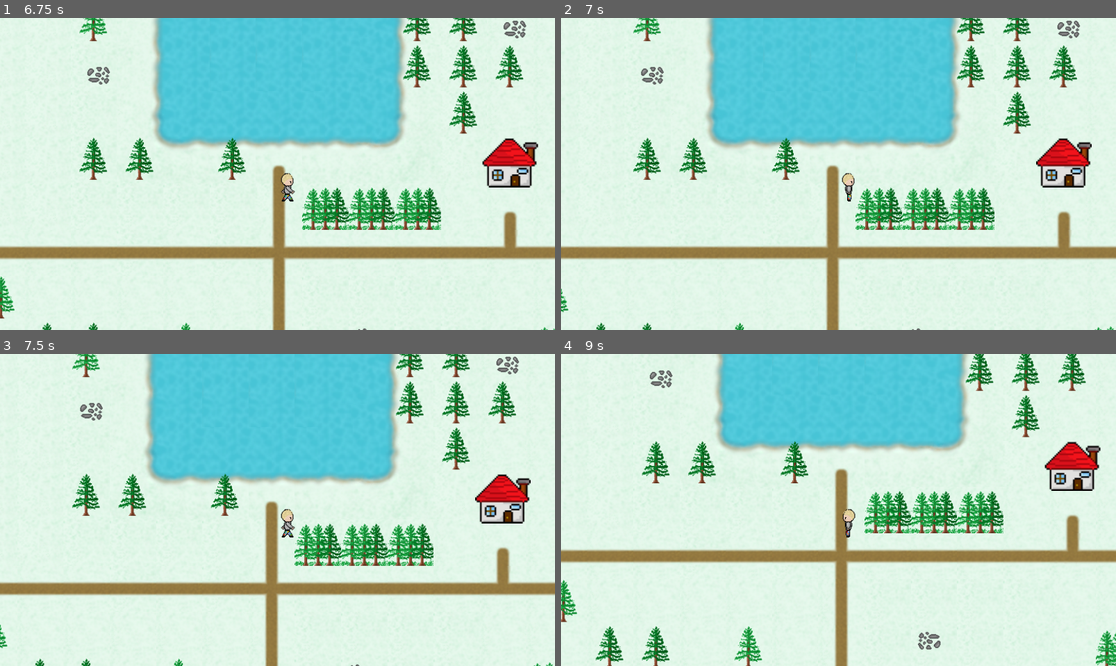
Above: before the commit, frames 1-4 (two rows, left to right).
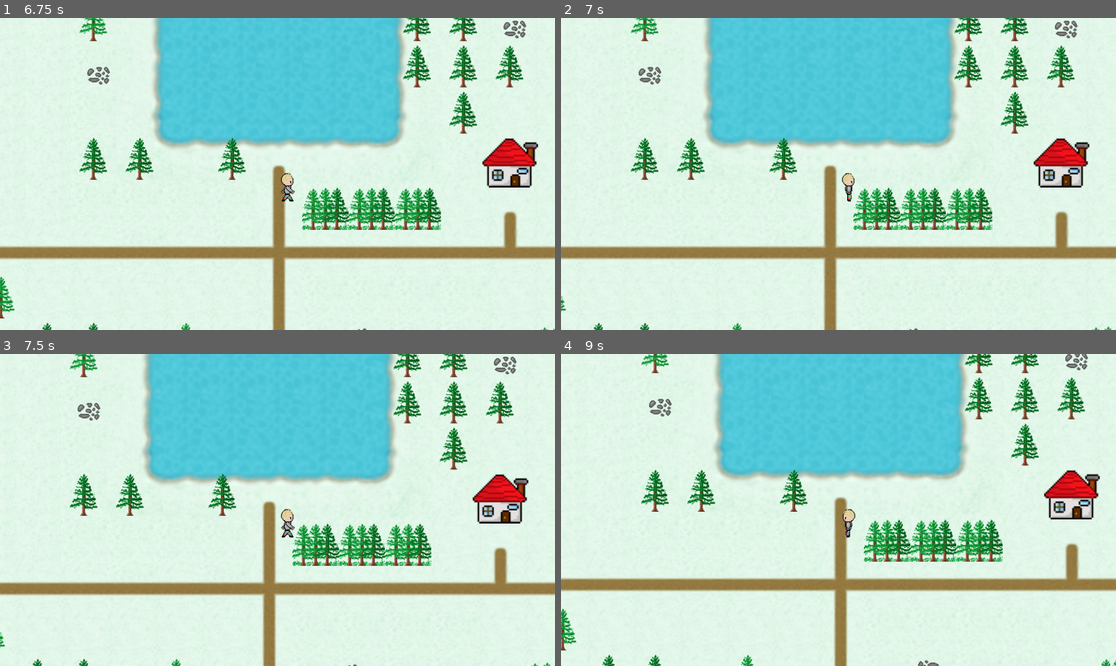
Above: after the commit, the same moments.

Repository: Orozon64/The-Sauna-Pact
Game: Godot game, scene res://scenes/finnish_map.tscn
Two runs of this game, one before a commit and one after it. Both use one fixed random seed, a clock stepped at 60 frames per second and the inputs below. This scene is started directly instead of the project's main scene.
Inputs:
- Up to frame 1 (6.75 s): tap Enter (advance_dialogue) at 0.5, 0.6, 2.1, 3.6, 5.1, 6.6 s; hold W (move_up) 0.53-2.03 s; tap Space at 0.77, 1.52, 3.02, 3.77, 4.52, 6.02 s; tap E (item_interact) every 1.5 s from 1.35 to 5.85 s; hold A (move_left) 2.03-3.53 s; hold S (move_down) 3.53-4.28 s; hold D (move_right) 4.28-5.03 s; hold W (move_up) 5.03-5.78 s; hold D (move_right) from 5.78 s (still down)
- Up to frame 2 (7 s): keep holding D (move_right); tap Space at 6.77 s
- Up to frame 3 (7.5 s): keep holding D (move_right); tap Space at 7.25 s; tap E (item_interact) at 7.35 s
- Up to frame 4 (9 s): tap Space at 7.52 s; release D (move_right) at 8.03 s; hold S (move_down) 8.03-8.78 s; tap Enter (advance_dialogue) at 8.1 s; hold A (move_left) from 8.78 s (still down); tap E (item_interact) at 8.85 s

Frame 1 is identical in both runs. In frame 2, 8.1% of the frame differs, in the area x 0-100%, y 0-100%; in frame 3, 8.1%; in frame 4, 26%.

Commit message:
Add files via upload

Diff:
--- a/scenes/finnish_map.tscn
+++ b/scenes/finnish_map.tscn
@@ -877,7 +877,7 @@
 texture = ExtResource("6_qka1s")
 texture_region_size = Vector2i(64, 64)
 0:0/0 = 0
-0:0/0/physics_layer_0/polygon_0/points = PackedVector2Array(-32, -27.647709, 32, -27.499065, 32, 32, -32, 32)
+0:0/0/physics_layer_0/polygon_0/points = PackedVector2Array(-32, 0.92165375, -21.329834, -24.358139, -16.326538, -26.728119, -11.849899, -21.98816, -10.533249, -14.351551, 0, -27.518112, 5.003296, -23.831474, 6.8466034, -15.141548, 17.116531, -27.254784, 22.119812, -22.778152, 24.489792, -12.508236, 27.123108, -5.9249573, 32, 1.4483185, 32, 32, -32, 32)
 
 [sub_resource type="TileSet" id="TileSet_twk46"]
 tile_size = Vector2i(64, 64)
